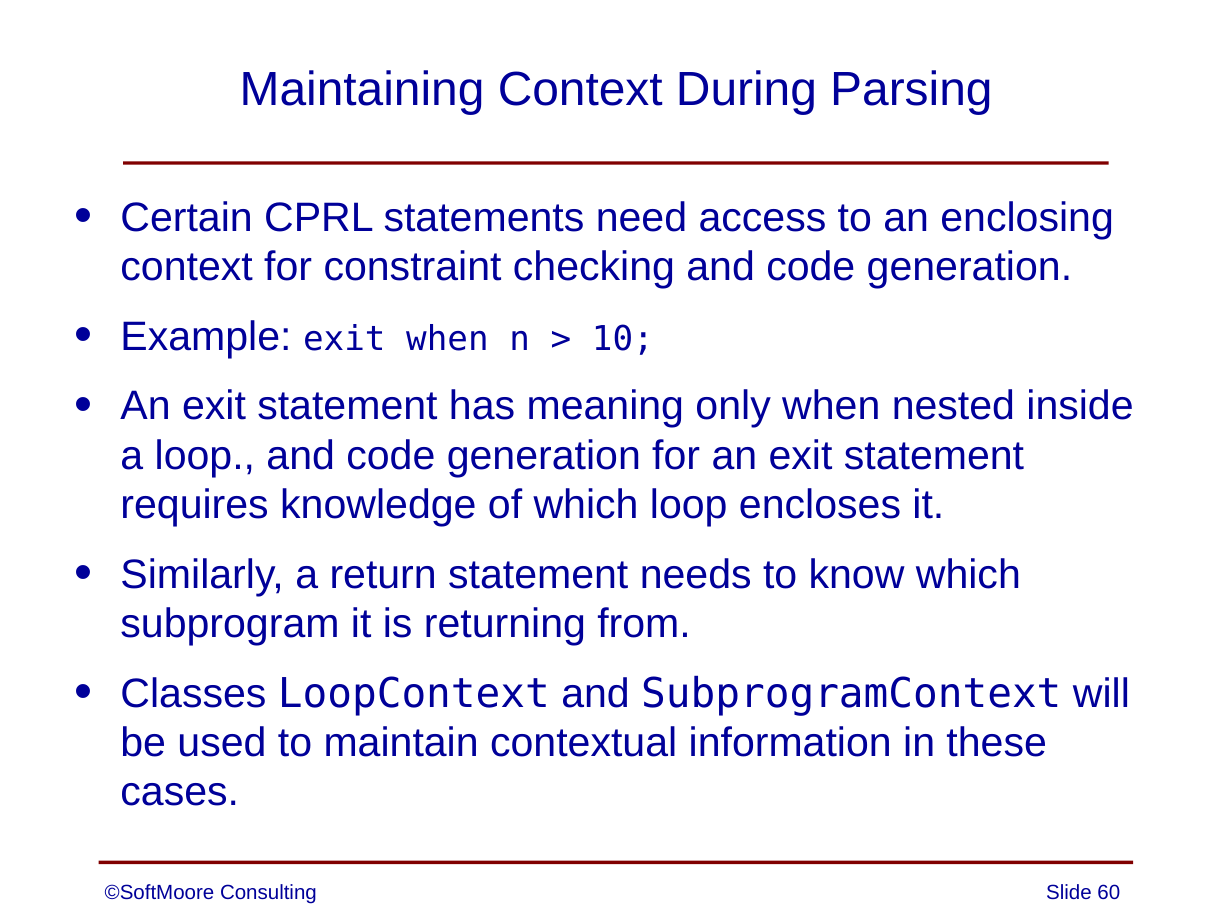
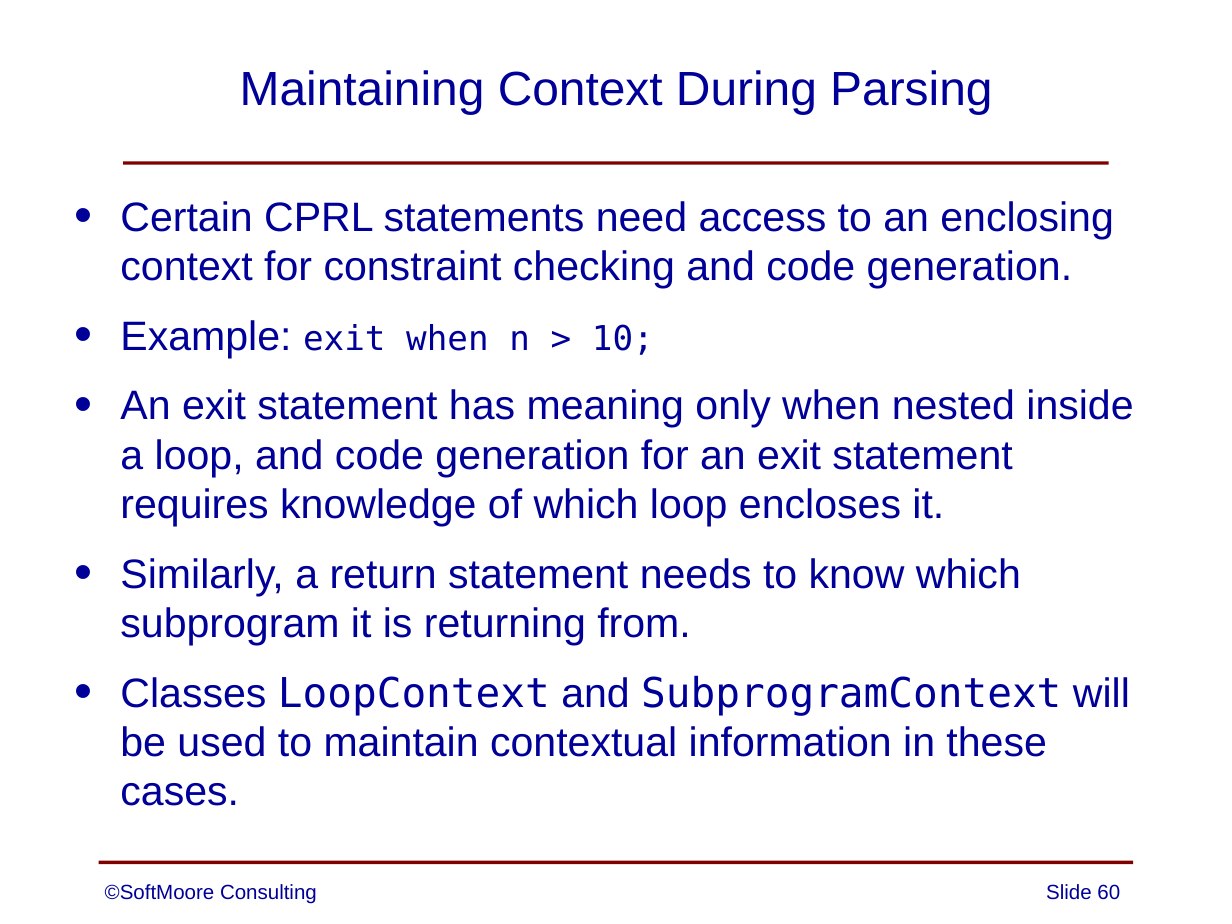
Before and after one commit to SoftMoore/CPRL-Kt-2nd, a slide deck: slide 60 of PowerPoints/08 - Abstract Syntax Trees.pptx. Drawn at 1232x924 pixels with LibreOffice and Linux fonts; fonts in the diff are those of the drawing. Boxes give left, top, right and bottom in pixels: in the first picture for what was removed or moved away, otherwise in the second. Text is boxed around its words. In the diff, an @@ line names an element or a change of style, - is before the commit and + after.

Commit message:
minor correction to one slide

```diff
--- a/PowerPoints/08 - Abstract Syntax Trees.pptx
+++ b/PowerPoints/08 - Abstract Syntax Trees.pptx
@@ text at [120, 389, 1133, 526]: text changed @@
-• An exit statement has meaning only when nested inside a loop., and code generation for an exit statement requires knowledge of which loop encloses it.
+• An exit statement has meaning only when nested inside a loop, and code generation for an exit statement requires knowledge of which loop encloses it.
```
